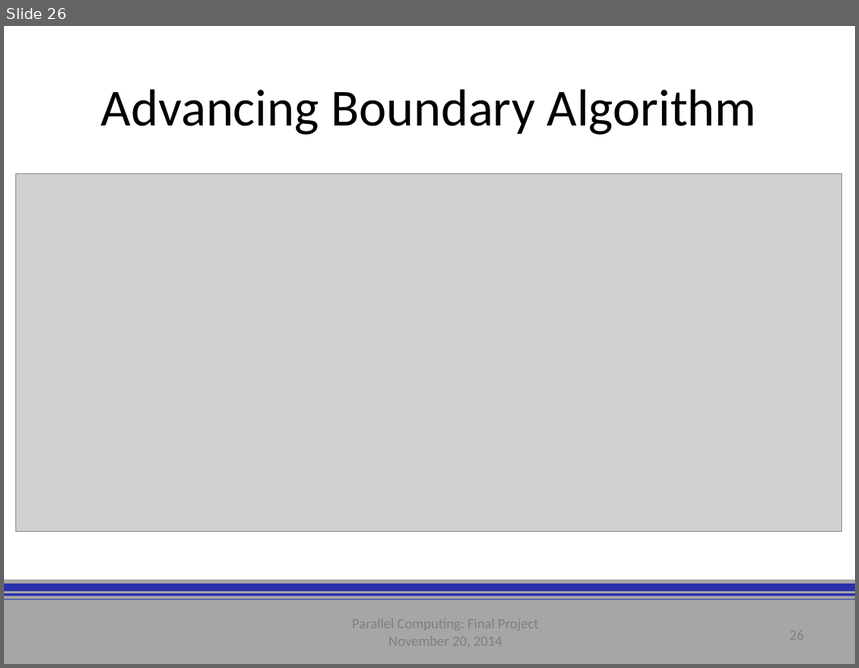
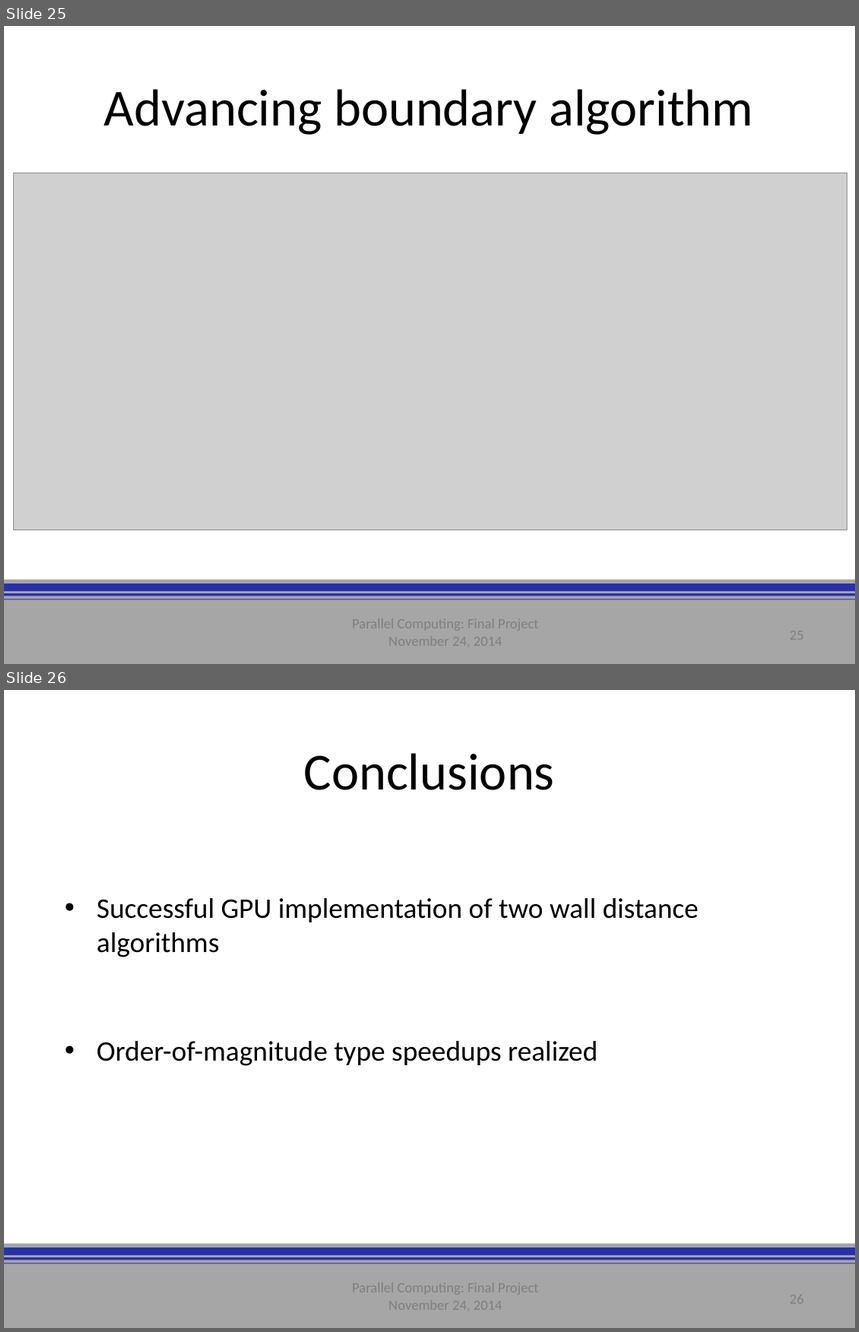
Before and after one commit to Basian/PC-WallDistanceProject, a slide deck: deliverables/presentation/assembled.pptx. Shown one above the other, each under a label of ours: slide 26 before the commit, slides 25 and 26 after it. The pictures are 859x668 and 859x1332 pixels, drawn with LibreOffice and Linux fonts; fonts in the diff are those of the drawing; grey boxes stand for pictures; background and template pictures are left out. Boxes give left, top, right and bottom in pixels: in the first picture for what was removed or moved away, otherwise in the second. Text is boxed around its words. In the diff, an @@ line names an element or a change of style, - is before the commit and + after.

```diff
--- a/deliverables/presentation/assembled.pptx
+++ b/deliverables/presentation/assembled.pptx
@@ slide 26 added at (4,690,855,1328), background #FFFFFF; not listed: 4 template elements that a slide beside it also shows @@
@@ title added at (304,753,555,790), 44 pt, text #000000 @@
+Conclusions
@@ text added at (97,898,699,1066), 24 pt, text #000000 @@
+• Successful GPU implementation of two wall distance algorithms
+• Order-of-magnitude type speedups realized
@@ text added at (352,1280,538,1314), 12 pt, text #7F7F7F @@
+Parallel Computing: Final Project
+November 24, 2014
@@ page number added at (790,1291,804,1309), 12 pt, text #7F7F7F @@
+26
@@ what was slide 26 is now slide 25 @@
@@ slide 25 changed as well @@
@@ title at (104,89,753,135): text changed @@
-Advancing Boundary Algorithm
+Advancing boundary algorithm
@@ picture: place and size @@
-picture at (16,174,842,531)
+picture at (13,173,847,531)
@@ text at (389,632,503,650): text changed @@
-November 20, 2014
+November 24, 2014
@@ page number at (790,627,804,645): text changed @@
-26
+25
```
Also in this commit, not shown: 25 other slides changed, 1 slide removed, 30 other files.
